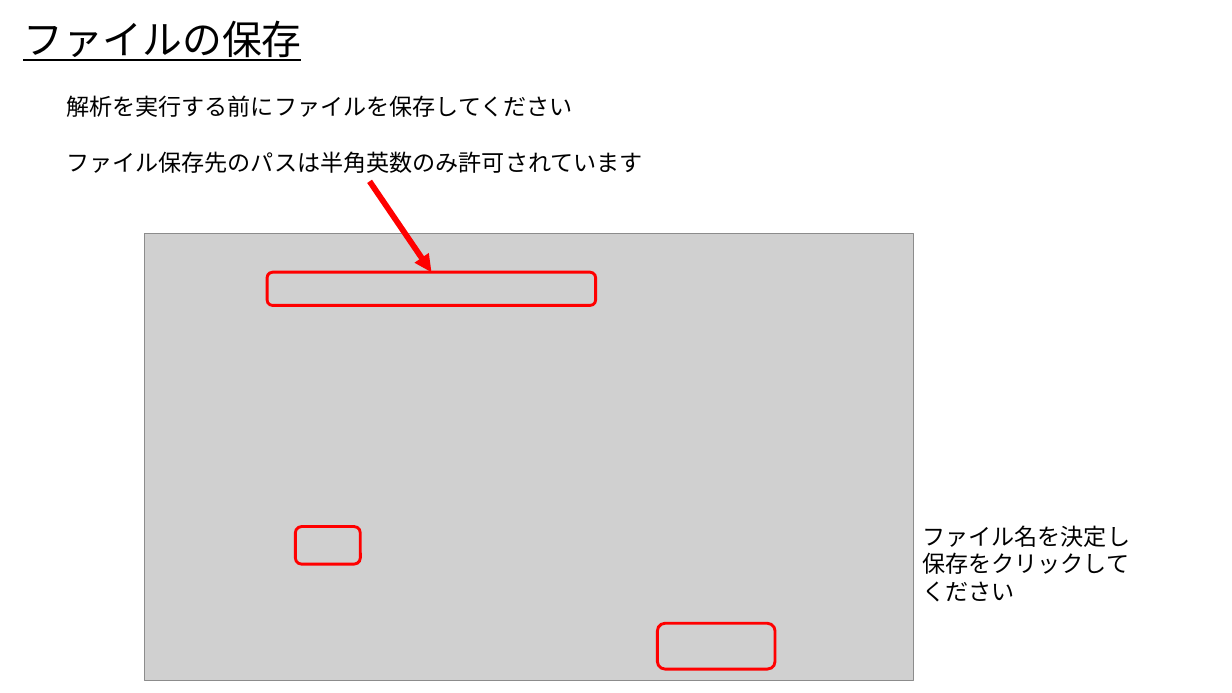
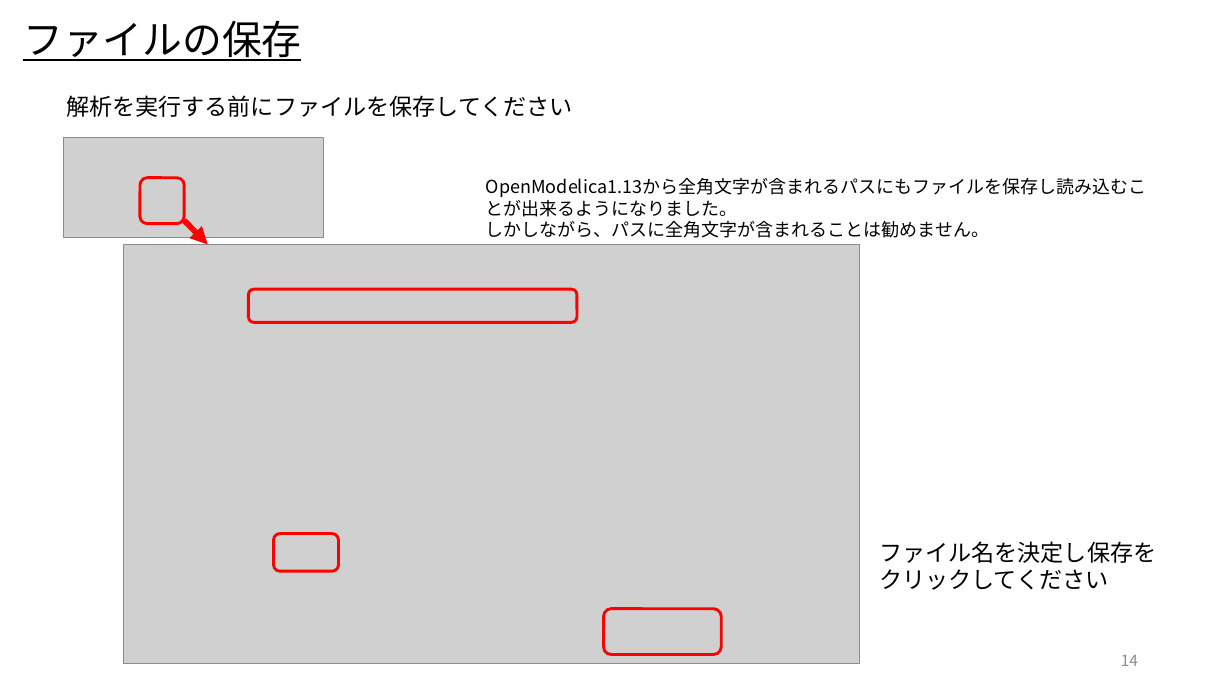
Before and after one commit to UedaShigenori/OpenModelica_Tutorials_Ja, a slide deck: slide 14 of 1_Test/OpenModelica_Tutorials_1.pptx (slide 13 before the commit). Drawn at 1232x693 pixels with LibreOffice and Linux fonts; fonts in the diff are those of the drawing; grey boxes stand for pictures. Boxes give left, top, right and bottom in pixels: in the first picture for what was removed or moved away, otherwise in the second. Text is boxed around its words. In the diff, an @@ line names an element or a change of style, - is before the commit and + after.

```diff
--- a/1_Test/OpenModelica_Tutorials_1.pptx
+++ b/1_Test/OpenModelica_Tutorials_1.pptx
@@ picture added at <box>63,138,323,238</box> @@
@@ text at <box>66,151,643,173</box>: paragraph removed @@
-ファイル保存先のパスは半角英数のみ許可されています
@@ rounded rectangle added at <box>140,177,184,224</box>, outline #FF0000 2.25 pt @@
@@ text added at <box>486,178,1146,238</box>, 14 pt, text #000000 @@
+OpenModelica1.13から全角文字が含まれるパスにもファイルを保存し読み込むことが出来るようになりました。
+しかしながら、パスに全角文字が含まれることは勧めません。
@@ arrow removed from (370, 181) to (432, 273) @@
@@ arrow added from (184, 221) to (208, 245), #FF0000 4.5 pt @@
@@ picture: place and size @@
-picture at <box>144,234,913,680</box>
+picture at <box>124,245,860,664</box>
@@ rounded rectangle: place and size @@
-rounded rectangle at <box>267,273,596,306</box>
+rounded rectangle at <box>249,289,578,323</box>
@@ rounded rectangle: place and size @@
-rounded rectangle at <box>296,527,360,565</box>
+rounded rectangle at <box>274,533,338,571</box>
@@ text at <box>879,541,1156,590</box>: text changed @@
-ファイル名を決定し
-保存をクリックして
-ください
+ファイル名を決定し保存をクリックしてください
@@ rounded rectangle: place and size @@
-rounded rectangle at <box>657,624,775,670</box>
+rounded rectangle at <box>604,609,721,655</box>
@@ page number added at <box>1121,655,1138,666</box>, 12 pt, text #8C8C8C @@
+14
```
Also in this commit, not shown: 16 other slides changed, 1 slide added, 3 other files.
